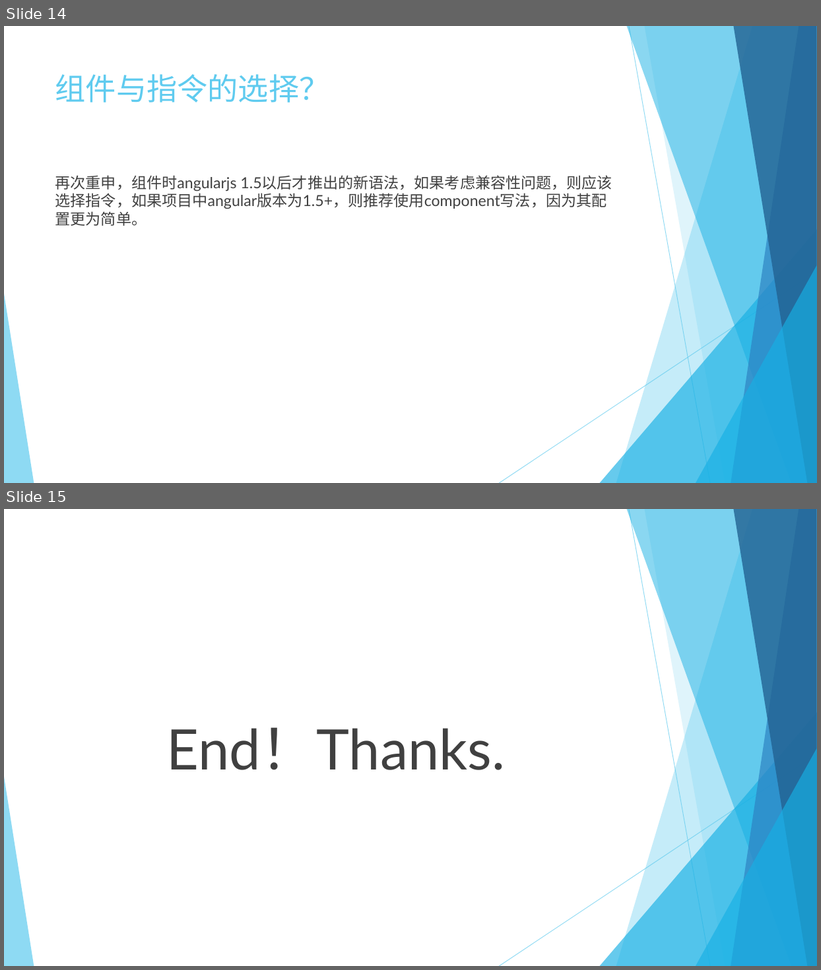
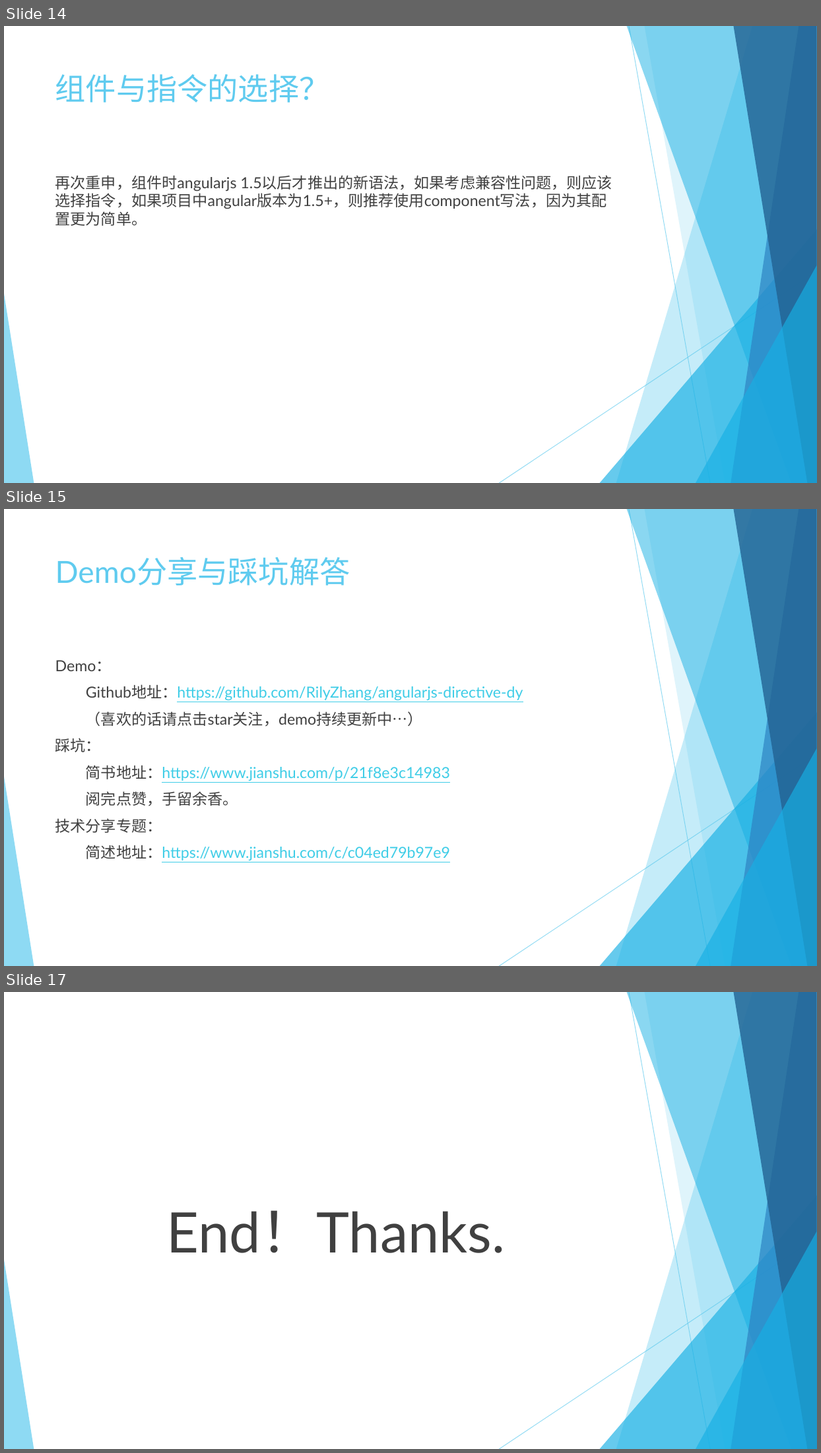
Before and after one commit to dyrilyz/angularjs-directive-dy, a slide deck: 指令与组件.pptx. Shown one above the other, each under a label of ours: slides 14 and 15 before the commit, slides 14, 15 and 17 after it; the slides between them are not shown. The pictures are 821x970 and 821x1453 pixels, drawn with LibreOffice and Linux fonts; fonts in the diff are those of the drawing. Boxes give left, top, right and bottom in pixels: in the first picture for what was removed or moved away, otherwise in the second. Text is boxed around its words. In the diff, an @@ line names an element or a change of style, - is before the commit and + after.

```diff
--- a/指令与组件.pptx
+++ b/指令与组件.pptx
@@ slide 15 added at [4, 509, 817, 966], background #FFFFFF; not listed: 10 template elements that a slide beside it also shows @@
@@ title added at [55, 557, 350, 586], 36 pt, text #5FCBEF @@
+Demo分享与踩坑解答
@@ text added at [55, 660, 523, 861], 18 pt, text #3FCDE7, underline @@
+Demo：
+Github地址：https://github.com/RilyZhang/angularjs-directive-dy
+（喜欢的话请点击star关注，demo持续更新中…）
+踩坑：
+简书地址：https://www.jianshu.com/p/21f8e3c14983
+阅完点赞，手留余香。
+技术分享专题：
+简述地址：https://www.jianshu.com/c/c04ed79b97e9
@@ what was slide 15 is now slide 17 @@
```
Also in this commit, not shown: 1 slide changed, 1 other slide added.
